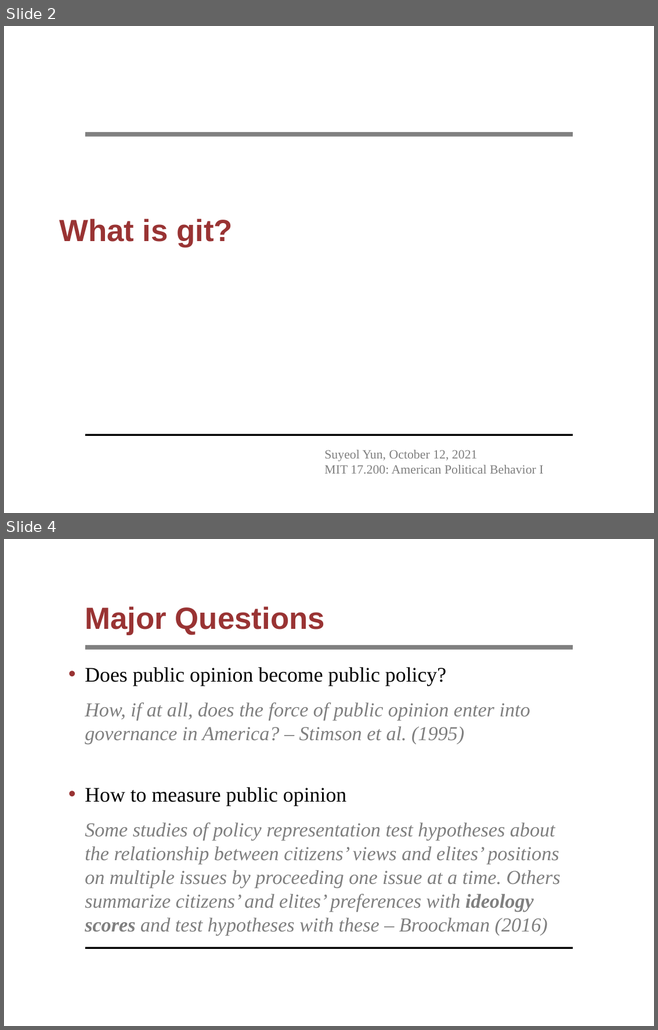
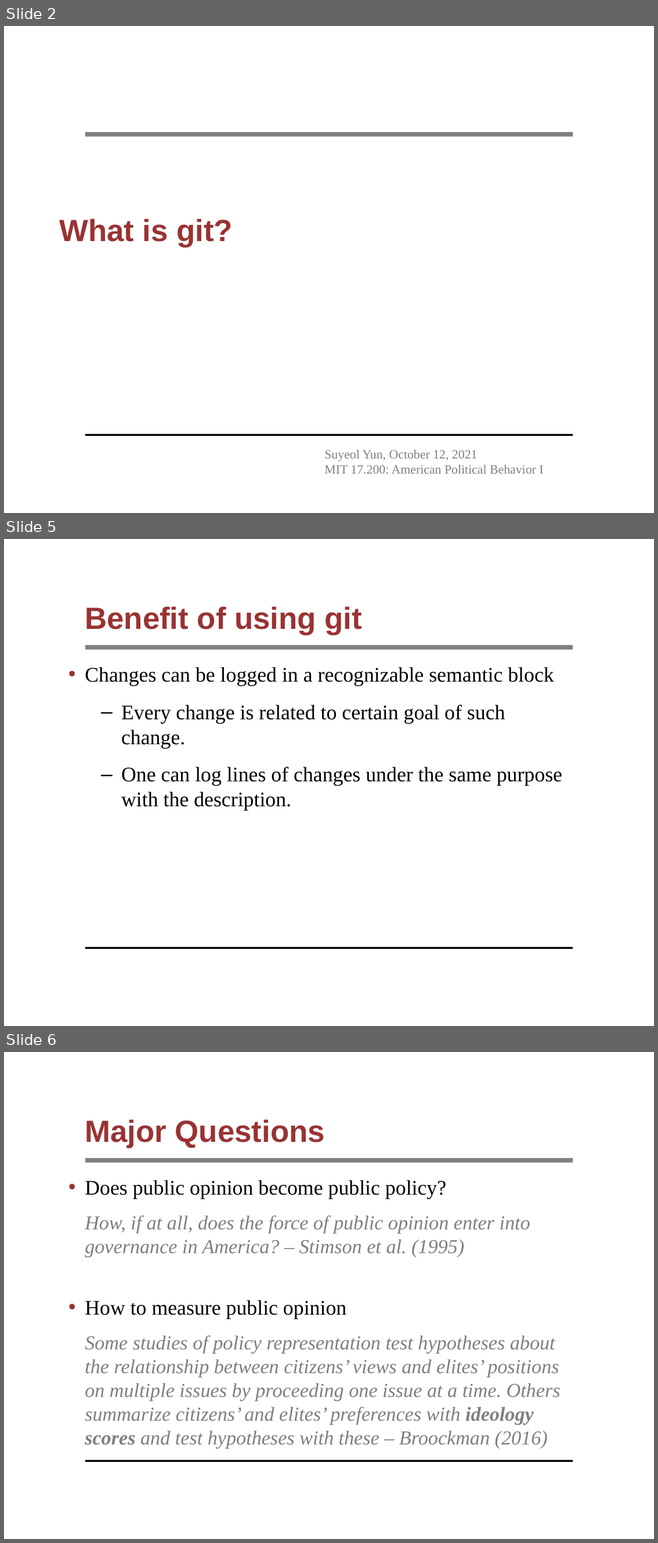
Before and after one commit to syyunn/pml-git, a slide deck: file-changes/main.ppt. Shown one above the other, each under a label of ours: slides 2 and 4 before the commit, slides 2, 5 and 6 after it; the slides between them are not shown. The pictures are 658x1030 and 658x1543 pixels, drawn with LibreOffice and Linux fonts; fonts in the diff are those of the drawing; background and template pictures are left out. Boxes give left, top, right and bottom in pixels: in the first picture for what was removed or moved away, otherwise in the second. Text is boxed around its words. In the diff, an @@ line names an element or a change of style, - is before the commit and + after.

```diff
--- a/file-changes/main.ppt
+++ b/file-changes/main.ppt
@@ slide 5 added at (4, 539, 654, 1026), background #FFFFFF; not listed: 2 template elements that a slide beside it also shows @@
@@ title added at (85, 606, 362, 635), 34 pt, text #993333, bold @@
+Benefit of using git
@@ text added at (85, 667, 562, 811), 23 pt, text #000000 @@
+• Changes can be logged in a recognizable semantic block
+  – Every change is related to certain goal of such change.
+  – One can log lines of changes under the same purpose with the description.
@@ what was slide 4 is now slide 6 @@
```
Also in this commit, not shown: 2 slides changed, 1 other slide added.
